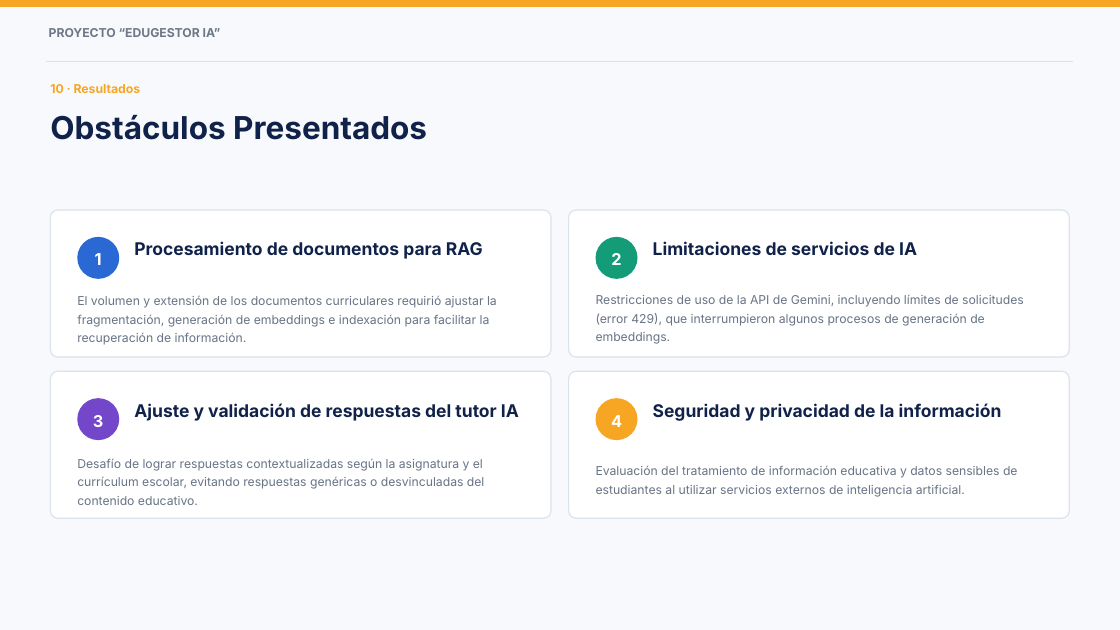
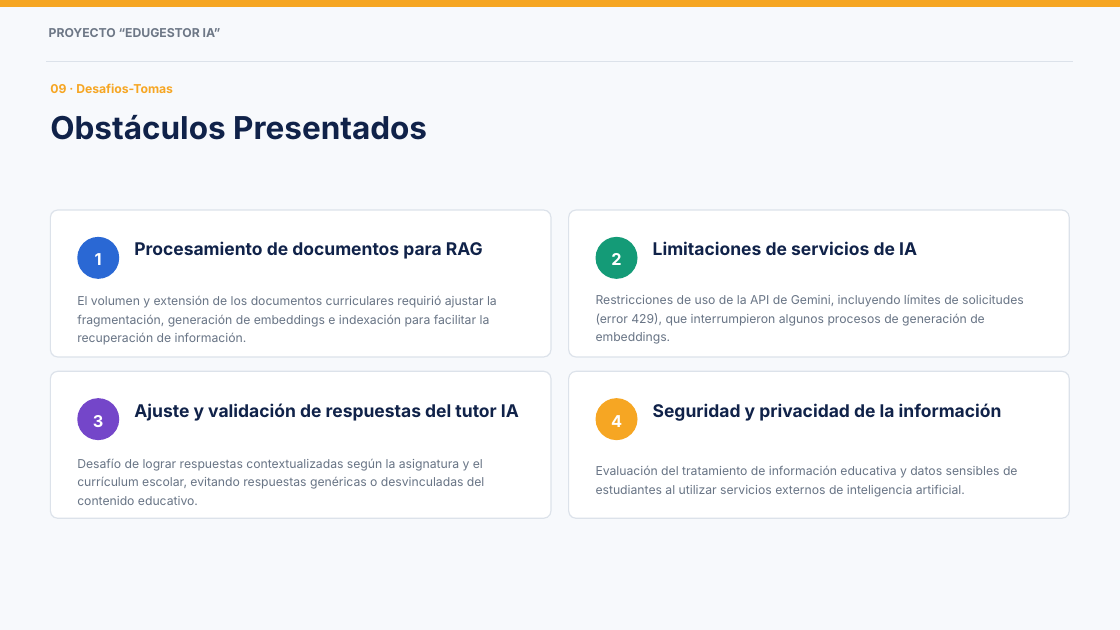
Before and after one commit to EstebanIn/Grupo5Capstone, a slide deck: slide 11 of Fase 3/Evidencias Grupales/Presentacion Proyecto_EdugestorIA.pptx. Drawn at 1120x630 pixels with LibreOffice and Linux fonts; fonts in the diff are those of the drawing; background and template pictures are left out. Boxes give left, top, right and bottom in pixels: in the first picture for what was removed or moved away, otherwise in the second. Text is boxed around its words. In the diff, an @@ line names an element or a change of style, - is before the commit and + after.

```diff
--- a/Fase 3/Evidencias Grupales/Presentacion Proyecto_EdugestorIA.pptx
+++ b/Fase 3/Evidencias Grupales/Presentacion Proyecto_EdugestorIA.pptx
@@ text at [50, 83, 173, 93]: text changed @@
-10 · Resultados
+09 · Desafios-Tomas
```
Also in this commit, not shown: 5 other slides changed, 1 slide added, 10 other files.
